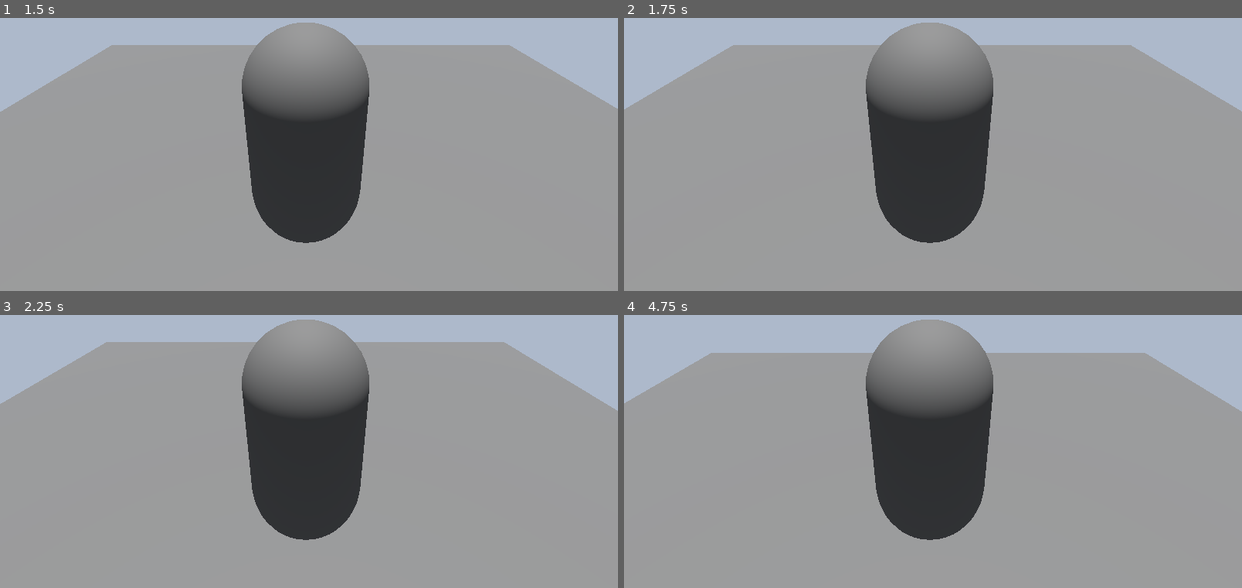
Above: before the commit, frames 1-4 (two rows, left to right).
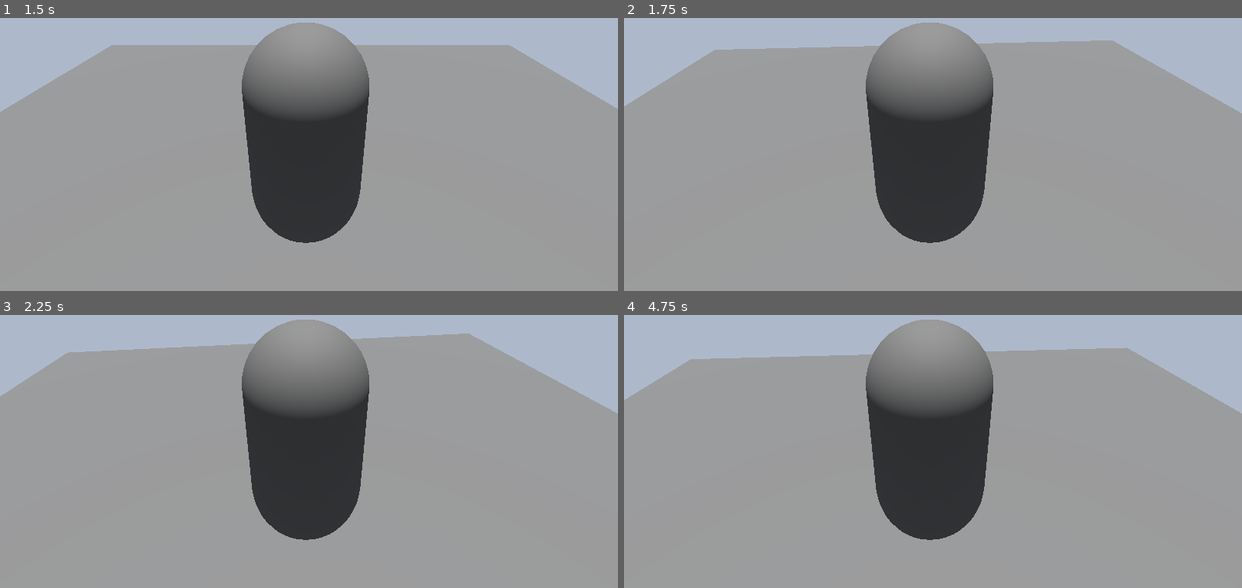
Above: after the commit, the same moments.

Repository: funhouse-ghoul/ChopShop
Game: Godot game, scene res://Scenes/2dMove.tscn
The game is run twice, just before and just after one commit, with the same random seed, the same clock (stepped at 60 frames per second) and the same inputs.
Inputs:
- Up to frame 1 (1.5 s): tap Enter at 0.5 s; tap D (io+y) at 0.6 s; tap A (io-y) at 0.8, 1.35 s; tap Space at 1.25 s
- Up to frame 2 (1.75 s): tap Right (io+r, bound only after the commit) at 1.55 s
- Up to frame 3 (2.25 s): tap Enter at 2 s; tap Right (io+r, bound only after the commit) at 2.1 s
- Up to frame 4 (4.75 s): tap Left (io-r, bound only after the commit) at 2.3, 2.85 s; tap Space at 2.75, 4.25 s; tap D (io+y) at 3.05, 4.35 s; tap Enter at 3.5 s; hold W (io+x) 3.53-4.28 s; tap A (io-y) at 3.8 s; tap Right (io+r, bound only after the commit) at 4.55 s

Frame 1 is identical in both runs. In frame 2, 1.0% of the frame differs, in the area x 0-100%, y 8-35%; in frame 3, 1.9%, in the area x 0-100%, y 6-36%; in frame 4, 1.1%.

Commit message:
Finished silent hill like movement

Diff:
--- a/Scenes/2dMove.tscn
+++ b/Scenes/2dMove.tscn
@@ -37,7 +37,7 @@
 [node name="CharacterBody3D" type="CharacterBody3D" parent="." unique_id=479084047]
 transform = Transform3D(1, 0, 0, 0, 1, 0, 0, 0, 1, 0, 1.0595083, 0)
 script = ExtResource("1_vqktc")
-mov_sty = 1
+mov_sty = 2
 
 [node name="LightDummy" type="MeshInstance3D" parent="CharacterBody3D" unique_id=1297722043]
 mesh = SubResource("CapsuleMesh_kgtat")
--- a/Scripts/2d_player_mov.gd
+++ b/Scripts/2d_player_mov.gd
@@ -2,7 +2,7 @@
 
 @export var y_rot_spd := 1.0
 @export var lin_spd := 1.0
-enum Move_Style {TANK, FLAT2D}
+enum Move_Style {TANK, FLAT2D, PLANETWIST}
 @export var mov_sty := Move_Style.TANK
 # Called when the node enters the scene tree for the first time.
 func _ready() -> void:
@@ -16,6 +16,8 @@
 			lin_1d_and_rot(delta)
 		Move_Style.FLAT2D:
 			lin_2d_move()
+		Move_Style.PLANETWIST:
+			plane_and_rot_move(delta)
 	move_and_slide()
 	#---End---
 
@@ -26,7 +28,7 @@
 func proc_y_rotation(delta):
 	transform.basis = transform.basis.rotated(
 		transform.basis.y,
-		Input.get_axis("io+y","io-y")*delta*y_rot_spd)
+		Input.get_axis("io+r","io-r")*delta*y_rot_spd)
 
 #Applies motion to object in x axis
 func get_lin_move_x():
@@ -45,3 +47,7 @@
 func lin_2d_move() -> void:
 	var vec = (get_lin_move_x()+get_lin_move_y())
 	update_velocity(vec)
+
+func plane_and_rot_move(delta) -> void:
+	proc_y_rotation(delta)
+	lin_2d_move()
--- a/project.godot
+++ b/project.godot
@@ -26,26 +26,32 @@
 
 io+x={
 "deadzone": 0.2,
-"events": [Object(InputEventKey,"resource_local_to_scene":fa …(140 unchanged characters)… d":false,"keycode":0,"physical_keycode":4194320,"key_label":0,"unicode":0,"location":0,"echo":false,"script":null)
-, Object(InputEventKey,"resource_local_to_scene":false,"resource_name":"","device":-1,"window_id":0,"alt_pressed":false,"shift_pressed":false,"ctrl_pressed":false,"meta_pressed":false,"pressed":false,"keycode":0,"physical_keycode":87,"key_label":0,"unicode":119,"location":0,"echo":false,"script":null)
+"events": [Object(InputEventKey,"resource_local_to_scene":fa …(140 unchanged characters)… d":false,"keycode":0,"physical_keycode":87,"key_label":0,"unicode":119,"location":0,"echo":false,"script":null)
 ]
 }
 io-x={
 "deadzone": 0.2,
-"events": [Object(InputEventKey,"resource_local_to_scene":fa …(140 unchanged characters)… d":false,"keycode":0,"physical_keycode":4194322,"key_label":0,"unicode":0,"location":0,"echo":false,"script":null)
-, Object(InputEventKey,"resource_local_to_scene":false,"resource_name":"","device":-1,"window_id":0,"alt_pressed":false,"shift_pressed":false,"ctrl_pressed":false,"meta_pressed":false,"pressed":false,"keycode":0,"physical_keycode":83,"key_label":0,"unicode":115,"location":0,"echo":false,"script":null)
+"events": [Object(InputEventKey,"resource_local_to_scene":fa …(140 unchanged characters)… d":false,"keycode":0,"physical_keycode":83,"key_label":0,"unicode":115,"location":0,"echo":false,"script":null)
 ]
 }
 io+y={
 "deadzone": 0.2,
 "events": [Object(InputEventKey,"resource_local_to_scene":false,"resource_name":"","device":-1,"window_id":0,"alt_press …(192 unchanged characters)…
-, Object(InputEventKey,"resource_local_to_scene":false,"resource_name":"","device":-1,"window_id":0,"alt_pressed":false,"shift_pressed":false,"ctrl_pressed":false,"meta_pressed":false,"pressed":false,"keycode":0,"physical_keycode":4194321,"key_label":0,"unicode":0,"location":0,"echo":false,"script":null)
 ]
 }
 io-y={
 "deadzone": 0.2,
 "events": [Object(InputEventKey,"resource_local_to_scene":false,"resource_name":"","device":-1,"window_id":0,"alt_press …(191 unchanged characters)…
-, Object(InputEventKey,"resource_local_to_scene":false,"resource_name":"","device":-1,"window_id":0,"alt_pressed":false,"shift_pressed":false,"ctrl_pressed":false,"meta_pressed":false,"pressed":false,"keycode":0,"physical_keycode":4194319,"key_label":0,"unicode":0,"location":0,"echo":false,"script":null)
+]
+}
+io+r={
+"deadzone": 0.2,
+"events": [Object(InputEventKey,"resource_local_to_scene":false,"resource_name":"","device":-1,"window_id":0,"alt_pressed":false,"shift_pressed":false,"ctrl_pressed":false,"meta_pressed":false,"pressed":false,"keycode":0,"physical_keycode":4194321,"key_label":0,"unicode":0,"location":0,"echo":false,"script":null)
+]
+}
+io-r={
+"deadzone": 0.2,
+"events": [Object(InputEventKey,"resource_local_to_scene":false,"resource_name":"","device":-1,"window_id":0,"alt_pressed":false,"shift_pressed":false,"ctrl_pressed":false,"meta_pressed":false,"pressed":false,"keycode":0,"physical_keycode":4194319,"key_label":0,"unicode":0,"location":0,"echo":false,"script":null)
 ]
 }
 
